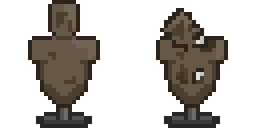
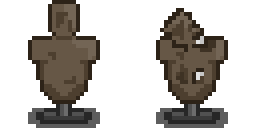
Before/after of a 256x128 layered artwork. What changed in the layer stack:
removed layer "Lager 3" over [28,100,228,128]
renamed "Lager 2" to "Bag", painted on it over [28,100,228,128]
added layer "Foot" above "Shadow" over [36,104,220,124]
added layer "Shadow" (75%) over [28,108,228,128]
